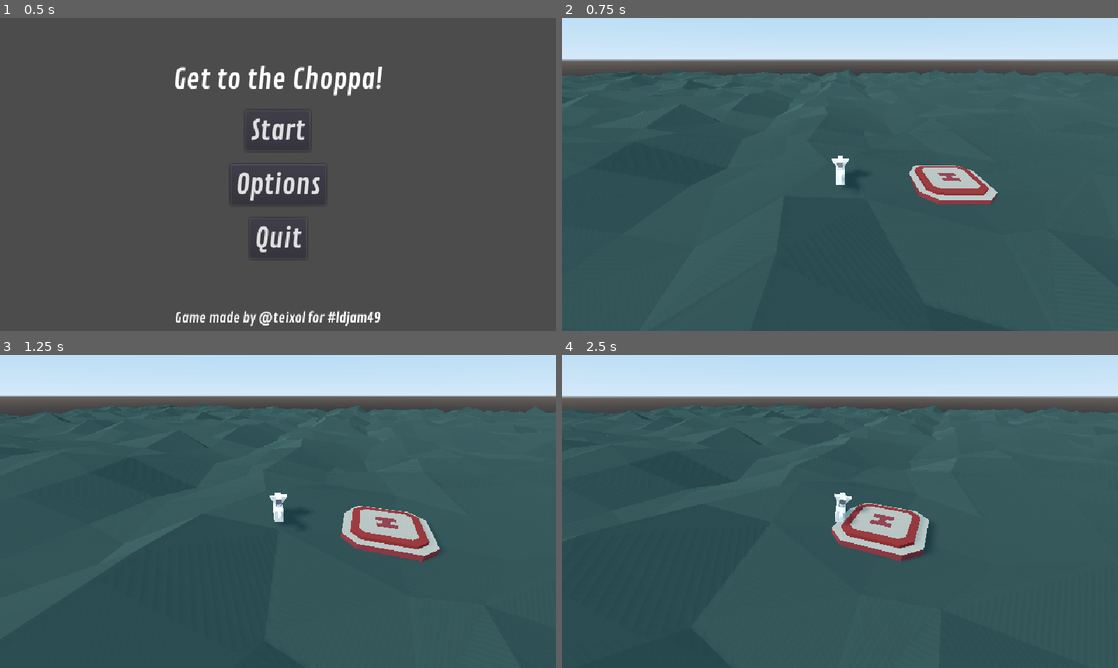
Above: before the commit, frames 1-4 (two rows, left to right).
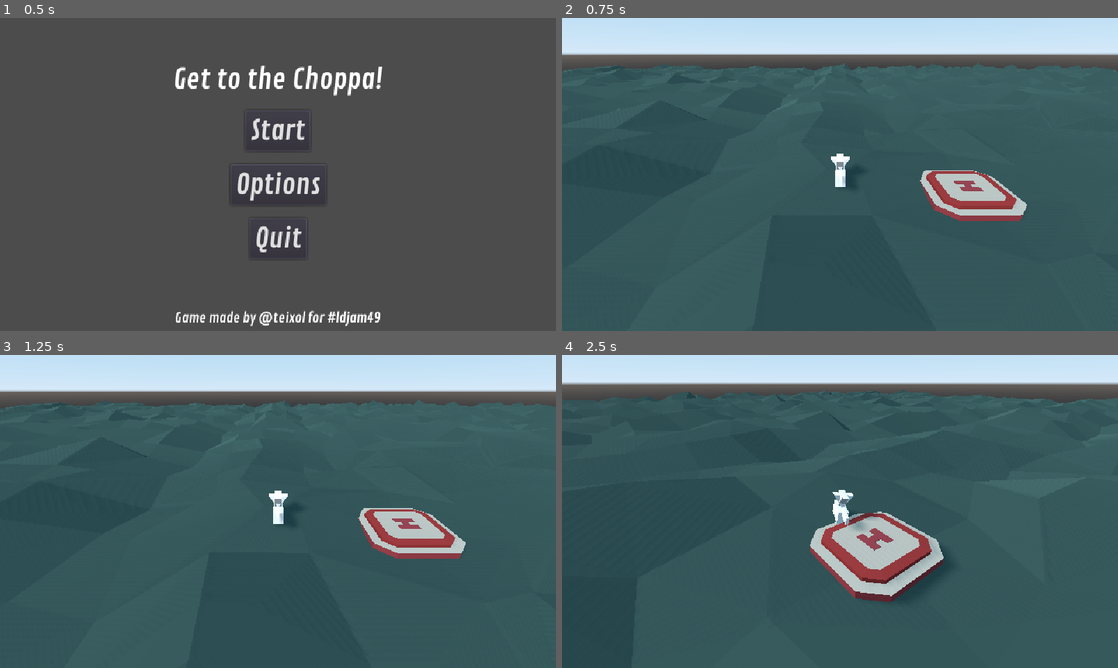
Above: after the commit, the same moments.

Repository: guilhermehto/chopper-rescue
Game: Godot game, scene res://interface/MainMenu.tscn
Same seed, same stepped clock (60 frames per second), same inputs: the game is played once before the commit and once after it.
Inputs:
- Up to frame 1 (0.5 s): no input
- Up to frame 2 (0.75 s): click "Start" at 0.5 s
- Up to frame 3 (1.25 s): no input
- Up to frame 4 (2.5 s): hold Right (cyclic_right) 1.28-2.03 s; hold S (collective_down) from 2.03 s (still down)

Frame 1 is identical in both runs. In frame 2, 5.7% of the frame differs, in the area x 0-100%, y 11-65%; in frame 3, 5.1%; in frame 4, 12%, in the area x 0-100%, y 8-79%.
Error after the commit: Invalid get index 'is_landed' (on base: 'Nil'). (res://game/weather/Weather.gd:41)

Commit message:
Add debugging and weather variations

Diff:
--- /dev/null
+++ b/entities/chopper/LandingGear.gd
@@ -0,0 +1,15 @@
+extends Area
+
+signal landed
+signal took_off
+
+func _ready() -> void:
+	connect("body_entered", self, "_on_body_entered")
+	connect("body_exited", self, "_on_body_exited")
+
+
+func _on_body_entered(body: Node) -> void:
+	emit_signal("landed")
+
+func _on_body_exited(body: Node) -> void:
+	emit_signal("took_off")
--- a/entities/chopper/PhysicsChopper.gd
+++ b/entities/chopper/PhysicsChopper.gd
@@ -19,6 +19,7 @@
 var collective: float = 0 setget _set_collective
 var fuel_time: float = max_fuel_time setget _set_fuel_time
 var dead: bool = false
+var is_landed: bool = true
 
 func _physics_process(delta: float) -> void:
 	if dead:
@@ -86,3 +87,11 @@
 	#This is broken if you're not moving forward or sideways
 	if linear_velocity.length() > 5:
 		_die()
+
+func _on_LandingGear_landed() -> void:
+	print("landed")
+	is_landed = true
+
+func _on_LandingGear_took_off() -> void:
+	print("took off")
+	is_landed = false
--- a/entities/chopper/PhysicsChopper.tscn
+++ b/entities/chopper/PhysicsChopper.tscn
@@ -1,11 +1,15 @@
-[gd_scene load_steps=5 format=2]
+[gd_scene load_steps=7 format=2]
 
 [ext_resource path="res://entities/chopper/ChopperMesh.tscn" type="PackedScene" id=1]
 [ext_resource path="res://entities/chopper/PhysicsChopper.gd" type="Script" id=2]
 [ext_resource path="res://entities/chopper/Camera.gd" type="Script" id=3]
+[ext_resource path="res://entities/chopper/LandingGear.gd" type="Script" id=4]
 
 [sub_resource type="BoxShape" id=1]
 extents = Vector3( 1, 1, 3 )
+
+[sub_resource type="BoxShape" id=2]
+extents = Vector3( 1, 1, 2 )
 
 [node name="PhysicsChopper" type="RigidBody"]
 mass = 500.0
@@ -33,5 +37,14 @@
 [node name="Timer" type="Timer" parent="."]
 one_shot = true
 
+[node name="LandingGear" type="Area" parent="."]
+transform = Transform( 1, 0, 0, 0, 1, 0, 0, 0, 1, 0, -1.2, 0 )
+script = ExtResource( 4 )
+
+[node name="CollisionShape" type="CollisionShape" parent="LandingGear"]
+shape = SubResource( 2 )
+
 [connection signal="body_entered" from="." to="." method="_on_PhysicsChopper_body_entered"]
 [connection signal="timeout" from="Timer" to="." method="_on_Timer_timeout"]
+[connection signal="landed" from="LandingGear" to="." method="_on_LandingGear_landed"]
+[connection signal="took_off" from="LandingGear" to="." method="_on_LandingGear_took_off"]
--- a/game/Game.tscn
+++ b/game/Game.tscn
@@ -1,13 +1,17 @@
-[gd_scene load_steps=8 format=2]
+[gd_scene load_steps=12 format=2]
 
 [ext_resource path="res://entities/chopper/PhysicsChopper.tscn" type="PackedScene" id=1]
 [ext_resource path="res://game/map/Map.tscn" type="PackedScene" id=2]
 [ext_resource path="res://game/Game.gd" type="Script" id=3]
 [ext_resource path="res://interface/end_game/EndGame.tscn" type="PackedScene" id=4]
 [ext_resource path="res://game/Level.gd" type="Script" id=5]
-[ext_resource path="res://game/weather/Weather.tscn" type="PackedScene" id=6]
+[ext_resource path="res://game/weather/HeavyRain.tscn" type="PackedScene" id=6]
+[ext_resource path="res://game/weather/Breeze.tscn" type="PackedScene" id=7]
+[ext_resource path="res://game/weather/HeavySnow.tscn" type="PackedScene" id=8]
+[ext_resource path="res://game/weather/Sunny.tscn" type="PackedScene" id=9]
+[ext_resource path="res://game/weather/LightRain.tscn" type="PackedScene" id=10]
 
-[sub_resource type="PhysicsMaterial" id=6]
+[sub_resource type="PhysicsMaterial" id=1]
 
 [node name="Game" type="Node"]
 script = ExtResource( 3 )
@@ -21,8 +25,8 @@
 shadow_enabled = true
 
 [node name="PhysicsChopper" parent="Level" instance=ExtResource( 1 )]
-transform = Transform( 1, 0, 0, 0, 1, 0, 0, 0, 1, 0, 4, 0 )
-physics_material_override = SubResource( 6 )
+transform = Transform( 1, 0, 0, 0, 1, 0, 0, 0, 1, 0, 3, -4 )
+physics_material_override = SubResource( 1 )
 linear_damp = 0.5
 tail_engine_force = 5000.0
 
@@ -33,6 +37,14 @@
 
 [node name="Weathers" type="Node" parent="Level"]
 
-[node name="Weather" parent="Level/Weathers" instance=ExtResource( 6 )]
+[node name="Sunny" parent="Level/Weathers" instance=ExtResource( 9 )]
+
+[node name="Breeze" parent="Level/Weathers" instance=ExtResource( 7 )]
+
+[node name="LightRain" parent="Level/Weathers" instance=ExtResource( 10 )]
+
+[node name="HeavyRain" parent="Level/Weathers" instance=ExtResource( 6 )]
+
+[node name="HeavySnow" parent="Level/Weathers" instance=ExtResource( 8 )]
 
 [connection signal="died" from="Level/PhysicsChopper" to="." method="_on_PhysicsChopper_died"]
--- /dev/null
+++ b/game/weather/Breeze.tscn
@@ -0,0 +1,7 @@
+[gd_scene load_steps=2 format=2]
+
+[ext_resource path="res://game/weather/Weather.tscn" type="PackedScene" id=1]
+
+[node name="Breeze" instance=ExtResource( 1 )]
+strength = 150.0
+weather_name = "Light Breeze"
--- /dev/null
+++ b/game/weather/HeavyRain.tscn
@@ -0,0 +1,7 @@
+[gd_scene load_steps=2 format=2]
+
+[ext_resource path="res://game/weather/Weather.tscn" type="PackedScene" id=1]
+
+[node name="HeavyRain" instance=ExtResource( 1 )]
+strength = 500.0
+weather_name = "Heavy Rain"
--- /dev/null
+++ b/game/weather/HeavySnow.tscn
@@ -0,0 +1,7 @@
+[gd_scene load_steps=2 format=2]
+
+[ext_resource path="res://game/weather/Weather.tscn" type="PackedScene" id=1]
+
+[node name="HeavySnow" instance=ExtResource( 1 )]
+strength = 1000.0
+weather_name = "Heavy Snow"
--- /dev/null
+++ b/game/weather/LightRain.tscn
@@ -0,0 +1,6 @@
+[gd_scene load_steps=2 format=2]
+
+[ext_resource path="res://game/weather/Weather.tscn" type="PackedScene" id=1]
+
+[node name="LightRain" instance=ExtResource( 1 )]
+strength = 250.0
--- /dev/null
+++ b/game/weather/Sunny.tscn
@@ -0,0 +1,6 @@
+[gd_scene load_steps=2 format=2]
+
+[ext_resource path="res://game/weather/Weather.tscn" type="PackedScene" id=1]
+
+[node name="Sunny" instance=ExtResource( 1 )]
+weather_name = "Sunny"
--- a/game/weather/Weather.gd
+++ b/game/weather/Weather.gd
@@ -1,15 +1,30 @@
 extends Node
 class_name Weather
+
+export var strength: = 0.0
+export var weather_name: = ""
+
+onready var texture: TextureRect = $Control/TextureRect
 
 var helicopter: Helicopter
 var noise: OpenSimplexNoise
 
+var offset := 0.0
+var image_texture := ImageTexture.new()
+var is_active := false
+
 func initialize(helicopter: Helicopter) -> void:
 	self.helicopter = helicopter
 	set_process(true)
+	is_active = true
+	Debug.connect("started_debugging", self, "_on_started_debugging")
+	Debug.connect("stopped_debugging", self, "_on_stopped_debugging")
 
 func deactivate() -> void:
 	set_process(false)
+	is_active = false
+	Debug.disconnect("started_debugging", self, "_on_started_debugging")
+	Debug.disconnect("stopped_debugging", self, "_on_stopped_debugging")
 
 func _ready() -> void:
 	randomize()
@@ -18,10 +33,21 @@
 	noise = OpenSimplexNoise.new()
 
 	noise.seed = randi()
-	noise.octaves = 4
+	noise.octaves = 3
 	noise.period = 20.0
-	noise.persistence = 0.8
+	noise.persistence = 0.5
 
 func _physics_process(delta: float) -> void:
-	var noise_value = noise.get_noise_2d(helicopter.global_transform.origin.x, helicopter.global_transform.origin.y)
-	helicopter.apply_impulse(Vector3.ZERO, noise_value * helicopter.global_transform.basis.x * 1000)
+	if helicopter.is_landed:
+		return
+
+	offset += delta
+	var noise_value = noise.get_noise_2d(helicopter.global_transform.origin.x + offset, helicopter.global_transform.origin.y + offset)
+	helicopter.apply_impulse(Vector3.ZERO, noise_value * helicopter.global_transform.basis.x * strength)
+
+func _on_started_debugging() -> void:
+	image_texture.create_from_image(noise.get_image(200, 200))
+	texture.texture = image_texture
+
+func _on_stopped_debugging() -> void:
+	texture.texture = null
--- a/game/weather/Weather.tscn
+++ b/game/weather/Weather.tscn
@@ -4,3 +4,17 @@
 
 [node name="Weather" type="Node"]
 script = ExtResource( 1 )
+
+[node name="Control" type="Control" parent="."]
+anchor_top = 1.0
+anchor_bottom = 1.0
+margin_top = -40.0
+margin_right = 40.0
+__meta__ = {
+"_edit_use_anchors_": false
+}
+
+[node name="TextureRect" type="TextureRect" parent="Control"]
+margin_top = -112.0
+margin_right = 217.0
+margin_bottom = 40.0
--- a/project.godot
+++ b/project.godot
@@ -29,6 +29,10 @@
 config/name="Ludum Dareeee"
 run/main_scene="res://interface/MainMenu.tscn"
 config/icon="res://icon.png"
+
+[autoload]
+
+Debug="*res://utils/Debug.gd"
 
 [display]
 
@@ -89,6 +93,11 @@
 , Object(InputEventJoypadMotion,"resource_local_to_scene":false,"resource_name":"","device":0,"axis":0,"axis_value":1.0,"script":null)
  ]
 }
+toggle_debug={
+"deadzone": 0.5,
+"events": [ Object(InputEventKey,"resource_local_to_scene":false,"resource_name":"","device":0,"alt":false,"shift":true,"control":false,"meta":false,"command":false,"pressed":false,"scancode":68,"unicode":0,"echo":false,"script":null)
+ ]
+}
 
 [physics]
 
--- /dev/null
+++ b/utils/Debug.gd
@@ -0,0 +1,12 @@
+extends Node
+
+signal started_debugging
+signal stopped_debugging
+
+var is_debugging = false
+
+func _input(event: InputEvent) -> void:
+	if event.is_action_pressed("toggle_debug"):
+		is_debugging = !is_debugging
+		print("[TOGGLED DEBUG] %s" % ("ON" if is_debugging else "OFF"))
+		emit_signal("started_debugging") if is_debugging else emit_signal("stopped_debugging")
